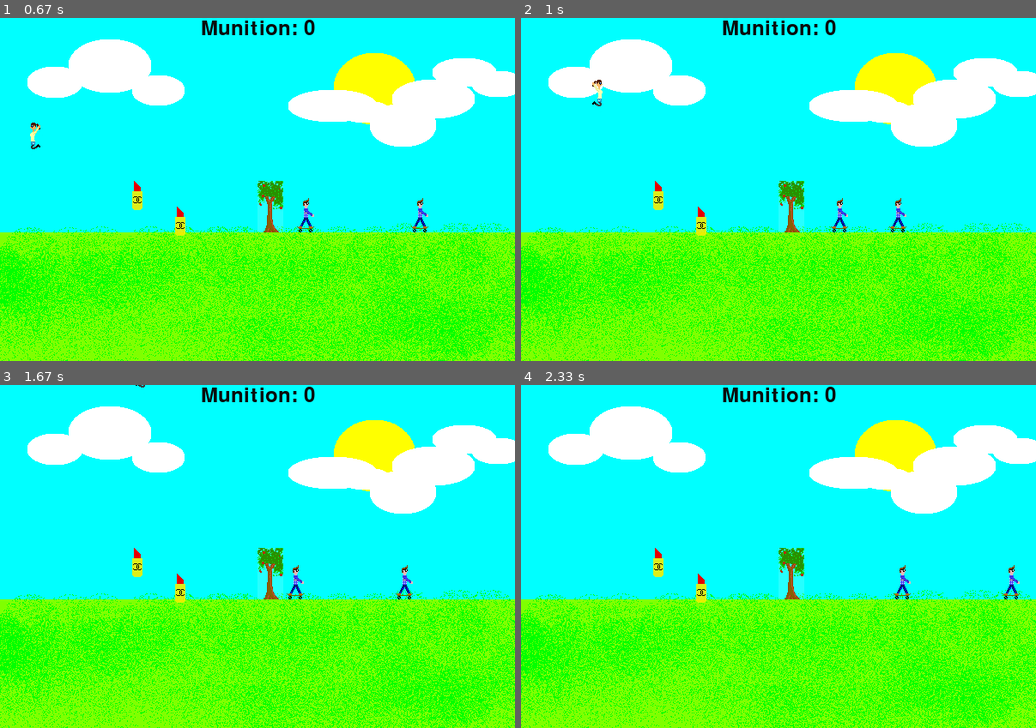
Above: before the commit, frames 1-4 (two rows, left to right).
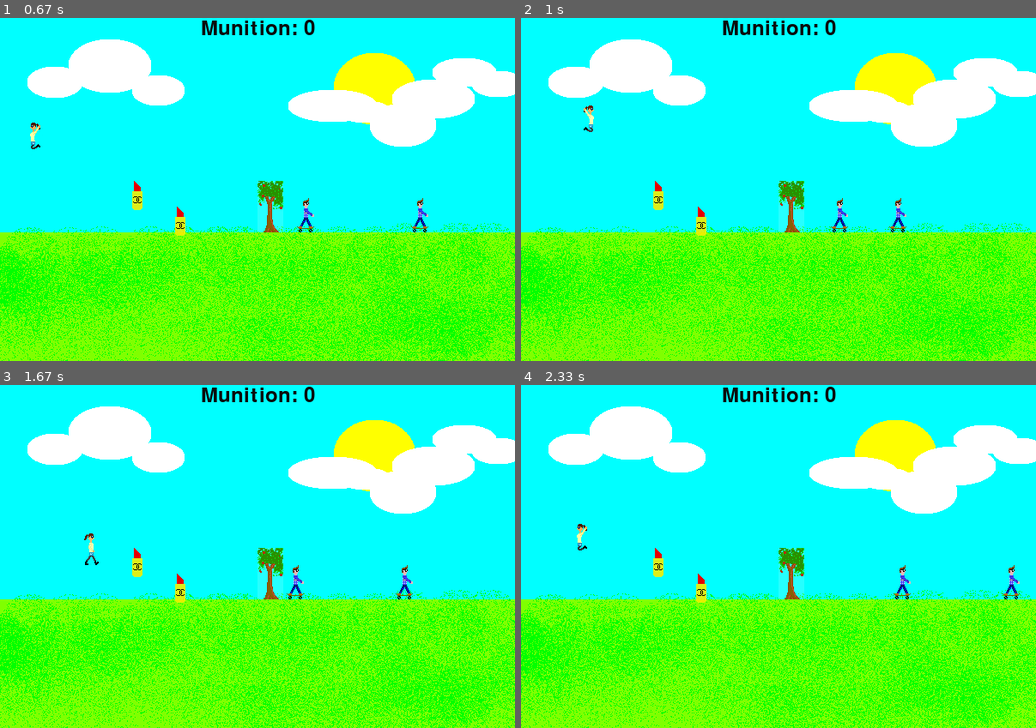
Above: after the commit, the same moments.

Repository: nagellack/SarahGame
Game: pygame game, started from Project/main.py
Same seed, same stepped clock (60 frames per second), same inputs: the game is played once before the commit and once after it. The source is Python 2; it was converted automatically to run under Python 3.
Inputs:
- Up to frame 1 (0.67 s): tap Space at 0.33 s
- Up to frame 2 (1 s): hold Right from 0.67 s (still down); tap Space at 0.73 s
- Up to frame 3 (1.67 s): tap Space at 1.03, 1.23, 1.53 s; release Right at 1.13 s; hold Right 1.17-1.63 s
- Up to frame 4 (2.33 s): hold Left 1.67-2.2 s; tap Space at 1.73, 2.03, 2.3 s; hold Down from 2.23 s (still down)

Frame 1 is identical in both runs. In frame 2, 0.2% of the frame differs, in the area x 12-16%, y 18-34%; in frame 3, 0.1%; in frame 4, less than 0.1%.

Commit message:
i believe i can fly

Diff:
--- a/Project/Charactor.py
+++ b/Project/Charactor.py
@@ -190,3 +190,12 @@
                 return 0
 
         return 1
+
+    def hasFeetonTheGround(self,sector):
+        if self.isjumping==0:
+            for obst in sector.obstacles:
+                if (self.y+self.height==obst.y):
+                    print 'jump'
+                    return 1
+            return 0
+        return 1
--- a/Project/Game.py
+++ b/Project/Game.py
@@ -55,8 +55,9 @@
                 self.evManager.post("MoveEvent")
         elif event == "Jump":
             currentS = self.getCurrentSectors()
-            if self.charactor.jump(currentS):
-                self.evManager.post("MoveEvent")
+            if self.charactor.hasFeetonTheGround(currentS):
+                if self.charactor.jump(currentS):
+                    self.evManager.post("MoveEvent")
 
         elif event == "Enemy":
             currentS = self.getCurrentSectors()
@@ -67,12 +68,14 @@
 
         elif event == "JumpRight":
             currentS = self.getCurrentSectors()
-            if self.charactor.jumpright(currentS):
-                self.evManager.post("MoveEvent")
+            if self.charactor.hasFeetonTheGround(currentS):
+                if self.charactor.jumpright(currentS):
+                    self.evManager.post("MoveEvent")
         elif event == "JumpLeft":
             currentS = self.getCurrentSectors()
-            if self.charactor.jumpleft(currentS):
-                self.evManager.post("MoveEvent")
+            if self.charactor.hasFeetonTheGround(currentS):
+                if self.charactor.jumpleft(currentS):
+                    self.evManager.post("MoveEvent")
         elif event == "Stopjump":
             self.charactor.stopjump()
         elif event == "Alive":
--- a/Project/KeyboardController.py
+++ b/Project/KeyboardController.py
@@ -44,6 +44,7 @@
                 if event.type == KEYDOWN and event.key == K_SPACE:
                     if self.jumpstarted==0:
                         self.jumpstarted = 1
+
                     """ev = "UpRequest"
                     print 'upreq'
                     key = pygame.key.get_pressed()
